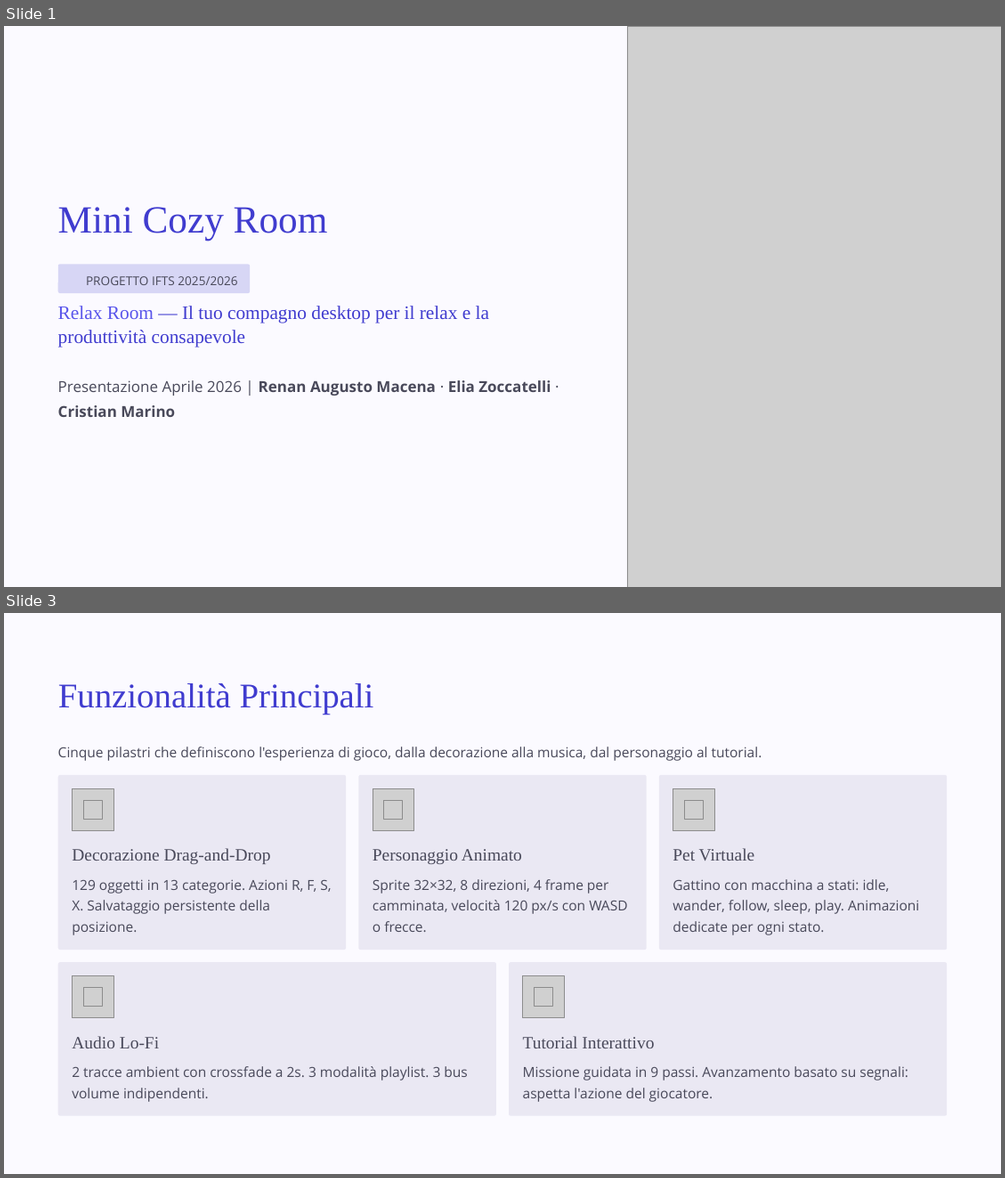
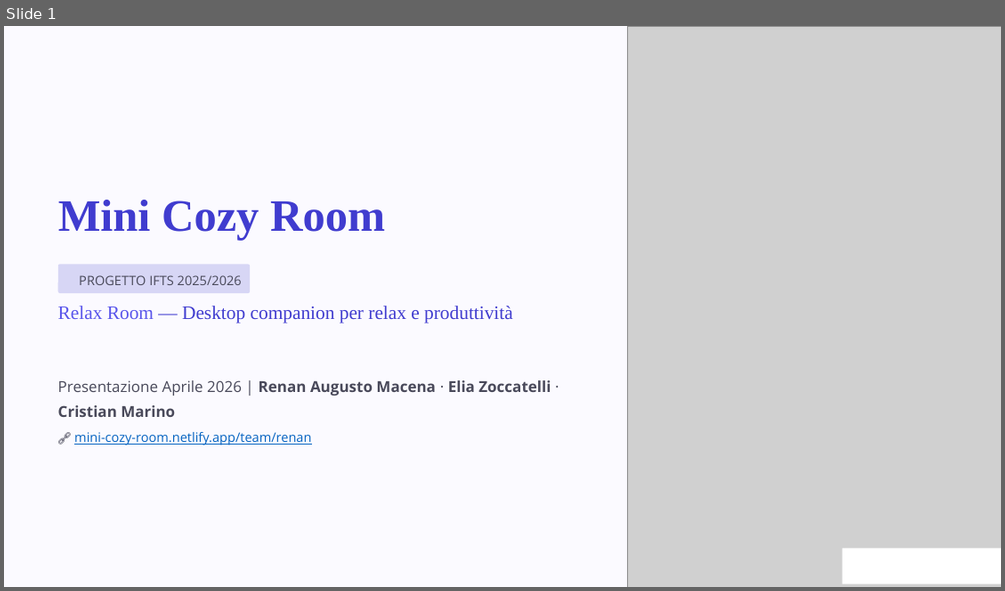
Before and after one commit to renanaugustomacena-ux/Projectwork-IFTS-Private, a slide deck: finale.pptx. Shown one above the other, each under a label of ours: slides 1 and 3 before the commit, slide 1 after it; the slides between them are not shown. The pictures are 1005x1178 and 1005x591 pixels, drawn with LibreOffice and Linux fonts; fonts in the diff are those of the drawing; grey boxes stand for pictures; background and template pictures are left out. Boxes give left, top, right and bottom in pixels: in the first picture for what was removed or moved away, otherwise in the second. Text is boxed around its words. In the diff, an @@ line names an element or a change of style, - is before the commit and + after.

```diff
--- a/finale.pptx
+++ b/finale.pptx
@@ slide 3 removed at <box>4,613,1001,1174</box>, background #000000; not listed: 1 template element that a slide beside it also shows @@
@@ text removed at <box>58,683,374,714</box> @@
-Funzionalità Principali
@@ text removed at <box>58,747,762,761</box> @@
-Cinque pilastri che definiscono l'esperienza di gioco, dalla decorazione alla musica, dal personaggio al tutorial.
@@ rounded rectangle removed at <box>58,775,346,949</box> @@
@@ picture removed at <box>72,788,113,830</box> @@
@@ rounded rectangle removed at <box>358,775,647,949</box> @@
@@ picture removed at <box>372,788,414,830</box> @@
@@ rounded rectangle removed at <box>659,775,947,949</box> @@
@@ picture removed at <box>672,788,714,830</box> @@
@@ picture removed at <box>84,800,103,819</box> @@
@@ picture removed at <box>384,800,403,819</box> @@
@@ picture removed at <box>684,800,703,819</box> @@
@@ text removed at <box>72,848,271,864</box> @@
-Decorazione Drag-and-Drop
@@ text removed at <box>372,849,522,864</box> @@
-Personaggio Animato
@@ text removed at <box>672,848,755,860</box> @@
-Pet Virtuale
@@ text removed at <box>72,879,331,935</box> @@
-129 oggetti in 13 categorie. Azioni R, F, S, X. Salvataggio persistente della posizione.
@@ text removed at <box>372,879,627,932</box> @@
-Sprite 32×32, 8 direzioni, 4 frame per camminata, velocità 120 px/s con WASD o frecce.
@@ text removed at <box>672,879,919,935</box> @@
-Gattino con macchina a stati: idle, wander, follow, sleep, play. Animazioni dedicate per ogni stato.
@@ rounded rectangle removed at <box>58,962,496,1115</box> @@
@@ picture removed at <box>72,976,113,1018</box> @@
@@ rounded rectangle removed at <box>509,962,947,1115</box> @@
@@ picture removed at <box>522,976,564,1018</box> @@
@@ picture removed at <box>84,988,103,1006</box> @@
@@ picture removed at <box>534,988,553,1006</box> @@
@@ text removed at <box>72,1036,159,1048</box> @@
-Audio Lo-Fi
@@ text removed at <box>523,1036,654,1048</box> @@
-Tutorial Interattivo
@@ text removed at <box>72,1066,467,1102</box> @@
-2 tracce ambient con crossfade a 2s. 3 modalità playlist. 3 bus volume indipendenti.
@@ text removed at <box>523,1066,908,1102</box> @@
-Missione guidata in 9 passi. Avanzamento basato su segnali: aspetta l'azione del giocatore.
@@ slide 1 changed as well @@
@@ text "Mini Cozy Room" at <box>58,200,385,240</box>: size 44.5 to 52 pt, bold on @@
@@ text "PROGETTO IFTS 2025/2026": place and size @@
-text "PROGETTO IFTS 2025/2026" at <box>86,276,237,285</box>
+text "PROGETTO IFTS 2025/2026" at <box>79,275,242,285</box>
@@ text "PROGETTO IFTS 2025/2026" at <box>79,275,242,285</box>: size 14 to 15 pt @@
@@ text at <box>58,305,513,323</box>: text changed @@
-Relax Room — Il tuo compagno desktop per il relax e la produttività consapevole
+Relax Room — Desktop companion per relax e produttività
@@ text at <box>74,432,311,445</box>: paragraph added @@
+🔗 mini-cozy-room.netlify.app/team/renan
@@ rectangle added at <box>842,548,1001,584</box>, fill #FFFFFF @@
```
Also in this commit, not shown: 7 other slides changed, 2 slides added, 2 other slides removed.
